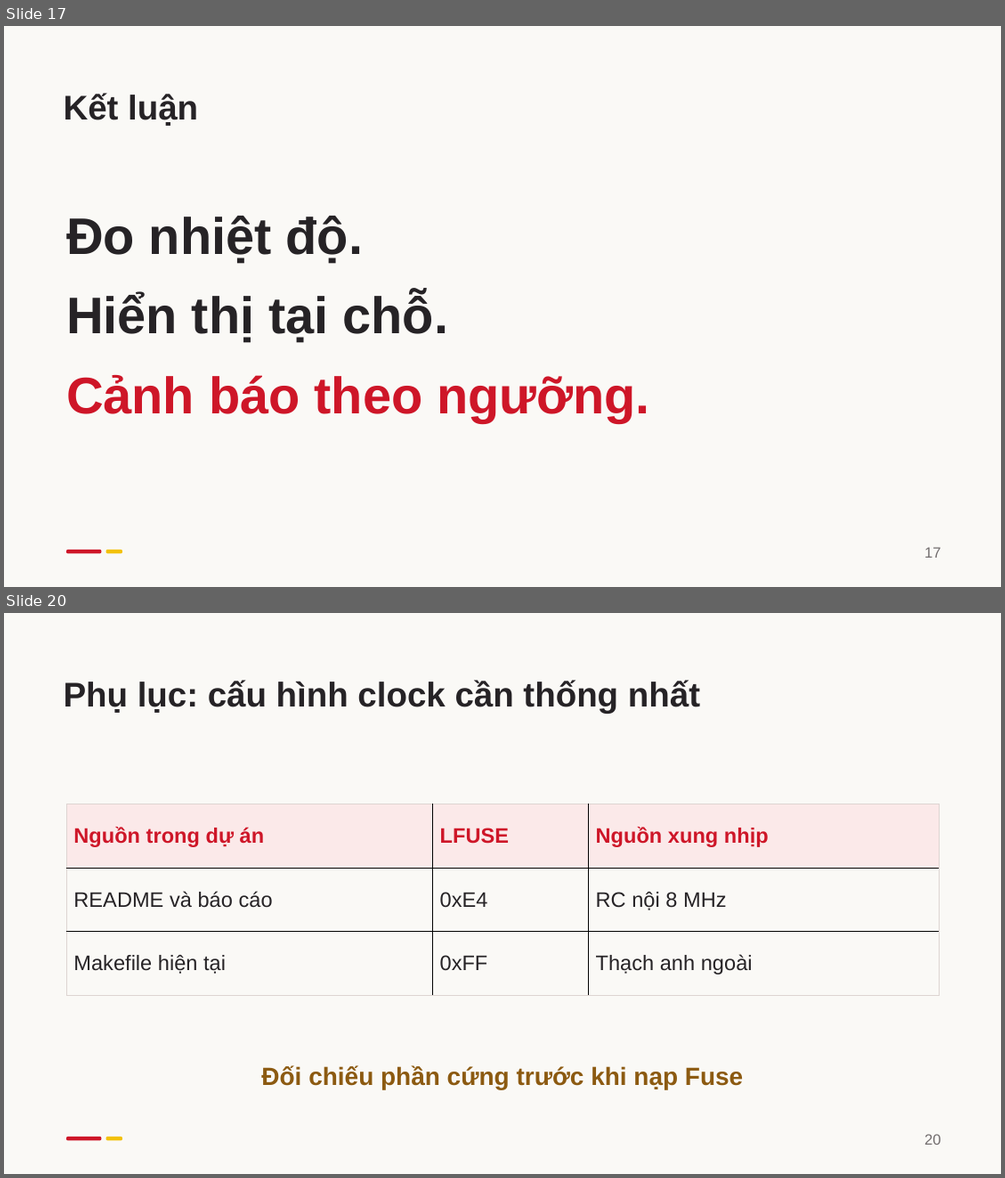
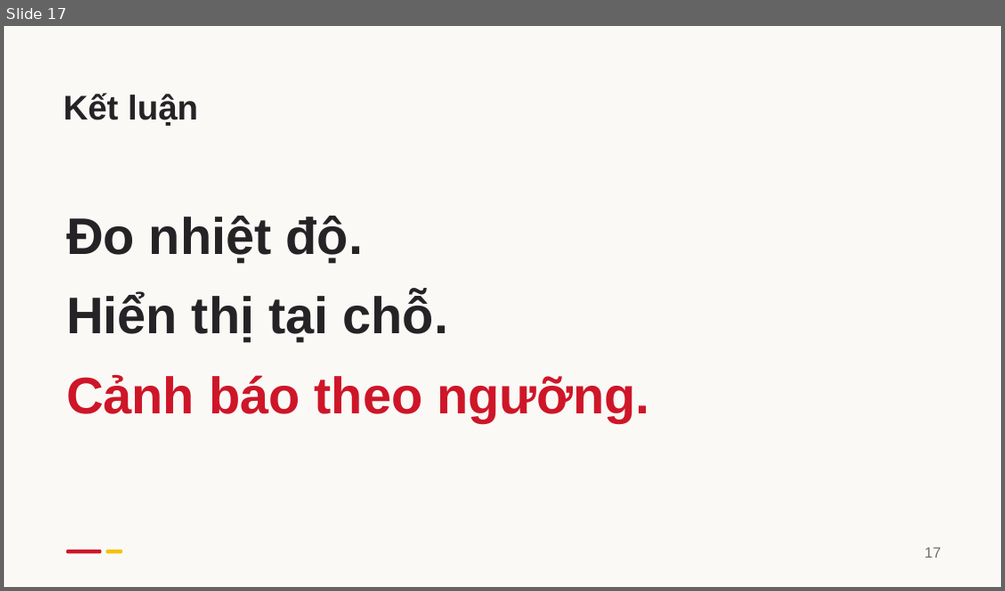
Before and after one commit to kudohieu1209/ET1-DA2, a slide deck: docs/report/slides/DA2_Bao_cao_HUST.pptx. Shown one above the other, each under a label of ours: slides 17 and 20 before the commit, slide 17 after it; the slides between them are not shown. The pictures are 1005x1178 and 1005x591 pixels, drawn with LibreOffice and Linux fonts; fonts in the diff are those of the drawing. Boxes give left, top, right and bottom in pixels: in the first picture for what was removed or moved away, otherwise in the second. Text is boxed around its words. In the diff, an @@ line names an element or a change of style, - is before the commit and + after.

```diff
--- a/docs/report/slides/DA2_Bao_cao_HUST.pptx
+++ b/docs/report/slides/DA2_Bao_cao_HUST.pptx
@@ slide 20 removed at (4, 613, 1001, 1174), background #FAF9F6 @@
@@ text removed at (64, 680, 700, 714) @@
-Phụ lục: cấu hình clock cần thống nhất
@@ table removed at (66, 803, 938, 995), 3 rows, 3 columns @@
-Nguồn trong dự án | LFUSE | Nguồn xung nhịp
-README và báo cáo | 0xE4 | RC nội 8 MHz
-Makefile hiện tại | 0xFF | Thạch anh ngoài
@@ text removed at (261, 1065, 743, 1089) @@
-Đối chiếu phần cứng trước khi nạp Fuse
@@ rounded rectangle removed at (66, 1136, 101, 1140) @@
@@ rounded rectangle removed at (105, 1136, 122, 1140) @@
@@ text removed at (924, 1134, 941, 1144) @@
-20
```
Also in this commit, not shown: 9 slides changed, 4 slides added, 6 other slides removed, 7 other files.
